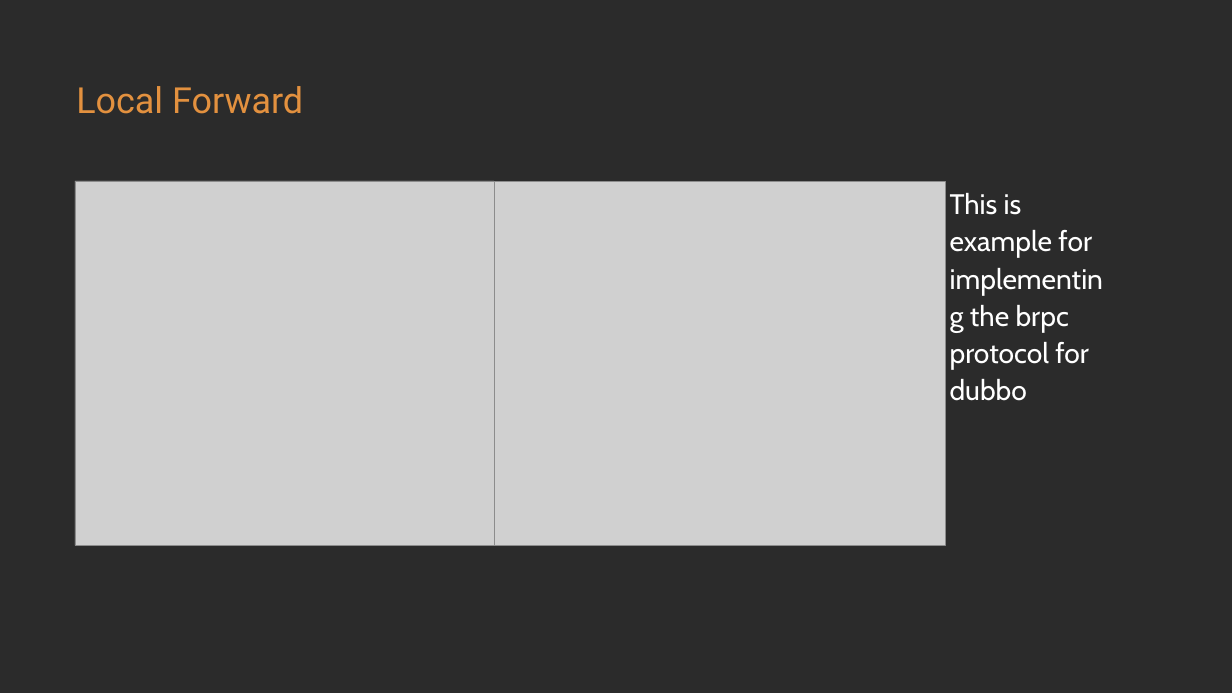
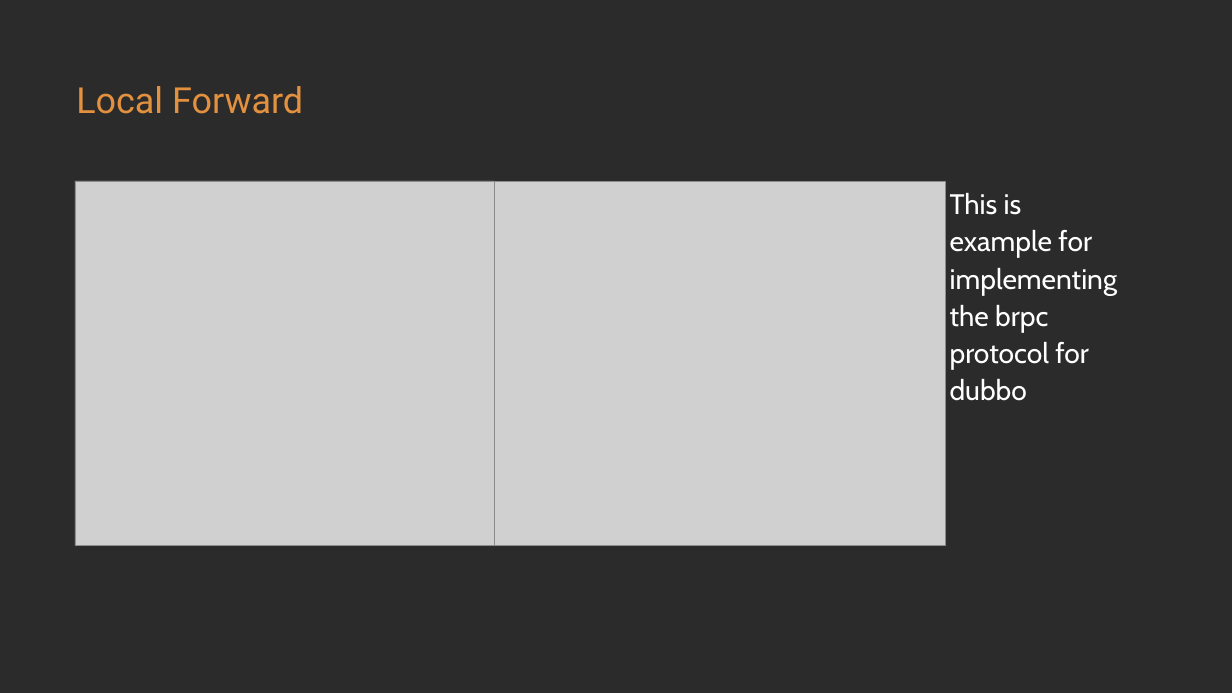
Before and after one commit to loongs-zhang/ACOCA2024-PlayWithWASM, a slide deck: slide 11 of PlayWithWASM.pptx. Drawn at 1232x693 pixels with LibreOffice and Linux fonts; fonts in the diff are those of the drawing; grey boxes stand for pictures; background and template pictures are left out; a plain dark background stands for a picture behind light text. Boxes give left, top, right and bottom in pixels: in the first picture for what was removed or moved away, otherwise in the second. Text is boxed around its words. In the diff, an @@ line names an element or a change of style, - is before the commit and + after.

```diff
--- a/PlayWithWASM.pptx
+++ b/PlayWithWASM.pptx
@@ text "This is example for implementing ..." rewrapped from box(950, 193, 1092, 401) to box(950, 193, 1118, 401) @@
```
Also in this commit, not shown: 4 other slides changed, 2 slides added, 1 other file.
